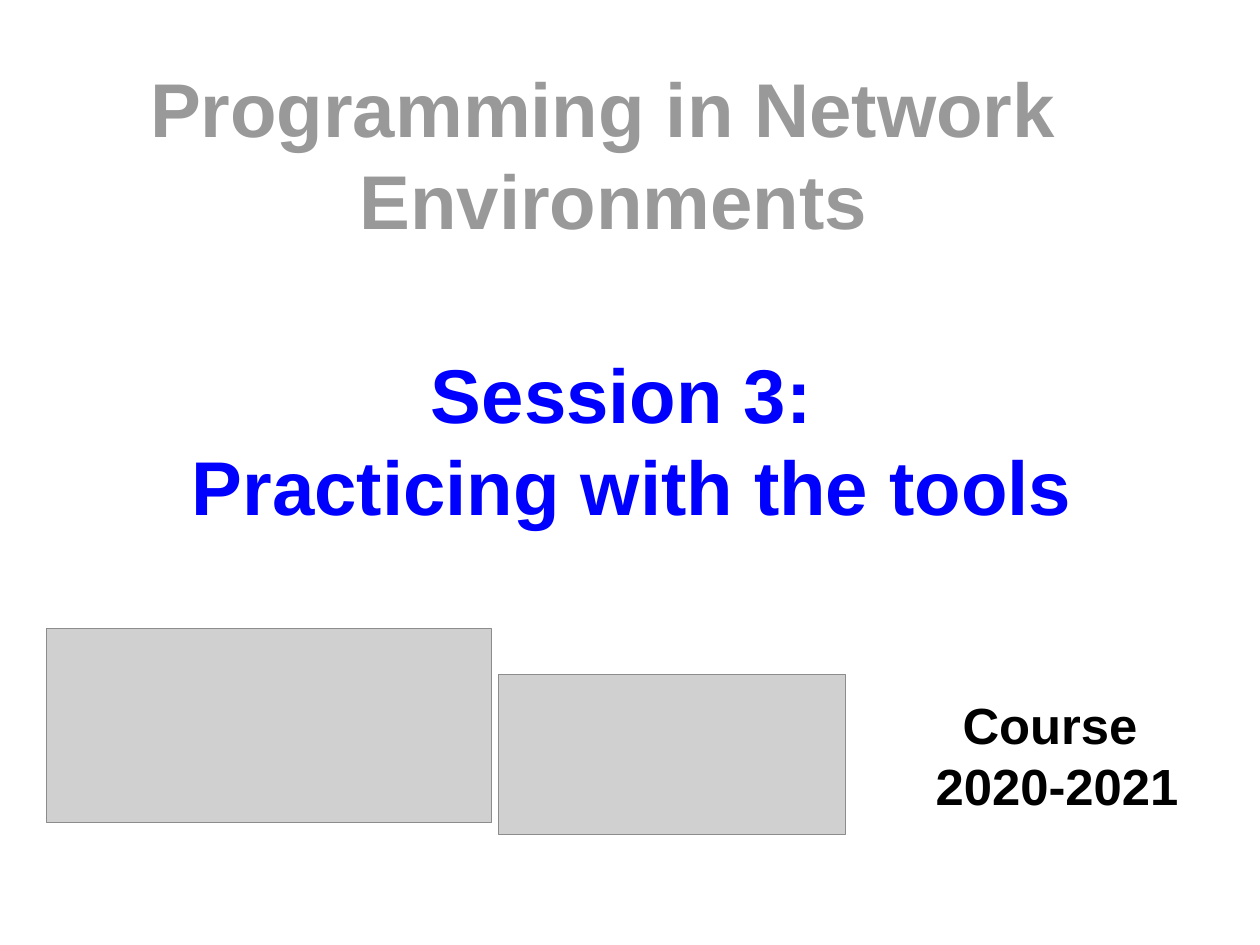
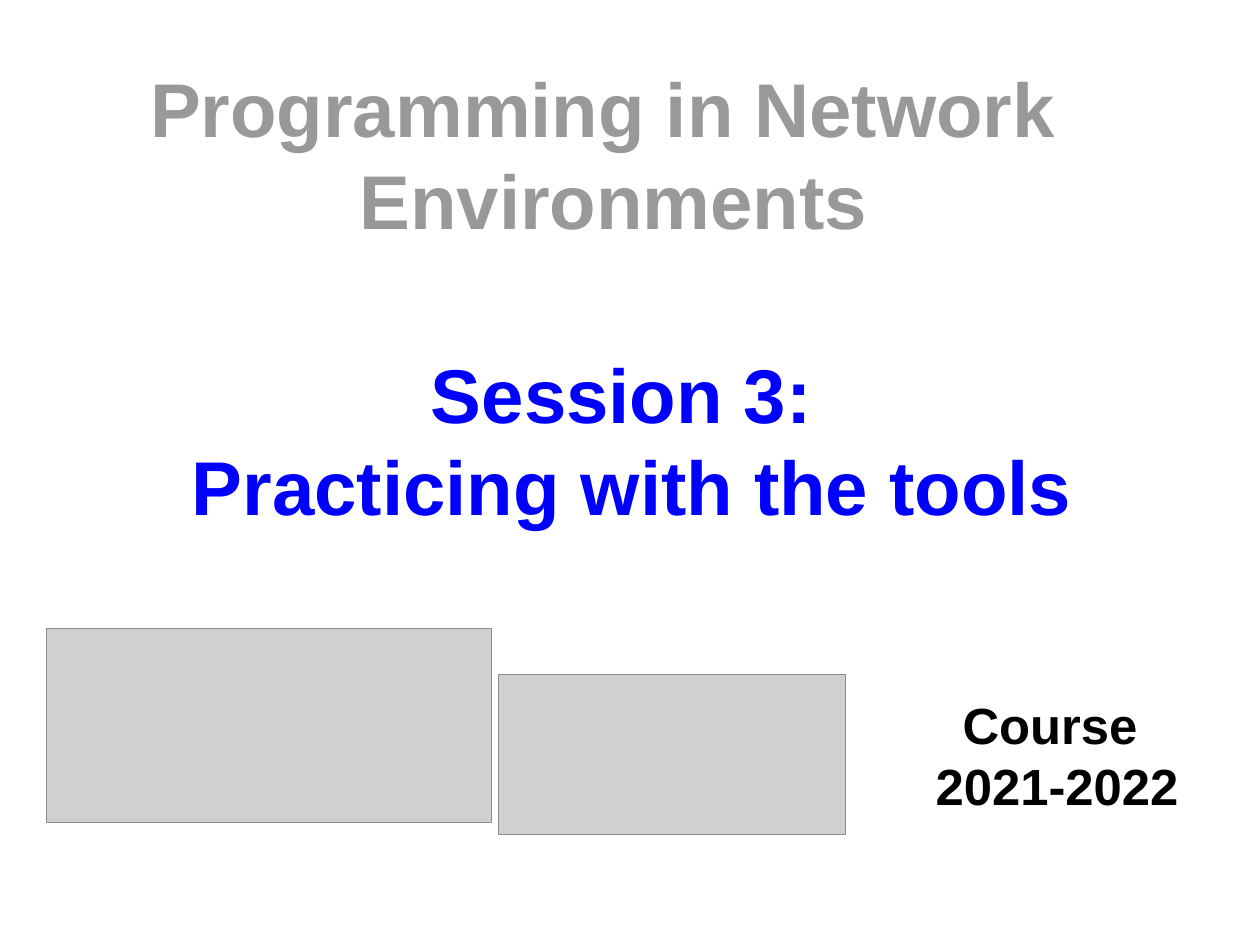
Before and after one commit to rodperex/PNE, a slide deck: slide 1 of s3-practicing/Cover/Cover.odp. Drawn at 1260x945 pixels with LibreOffice and Linux fonts; fonts in the diff are those of the drawing; grey boxes stand for pictures. Boxes give left, top, right and bottom in pixels: in the first picture for what was removed or moved away, otherwise in the second. Text is boxed around its words. In the diff, an @@ line names an element or a change of style, - is before the commit and + after.

Commit message:
UPDATES

```diff
--- a/s3-practicing/Cover/Cover.odp
+++ b/s3-practicing/Cover/Cover.odp
@@ title at [936, 708, 1179, 806]: text changed @@
-Course
-2020-2021
+Course
+2021-2022
```
